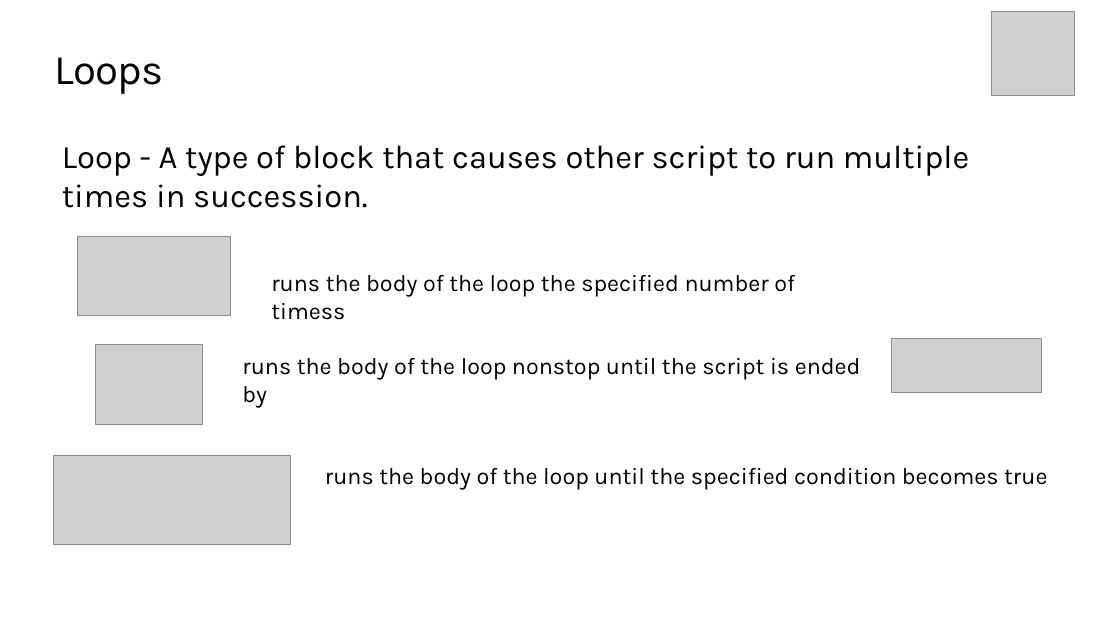
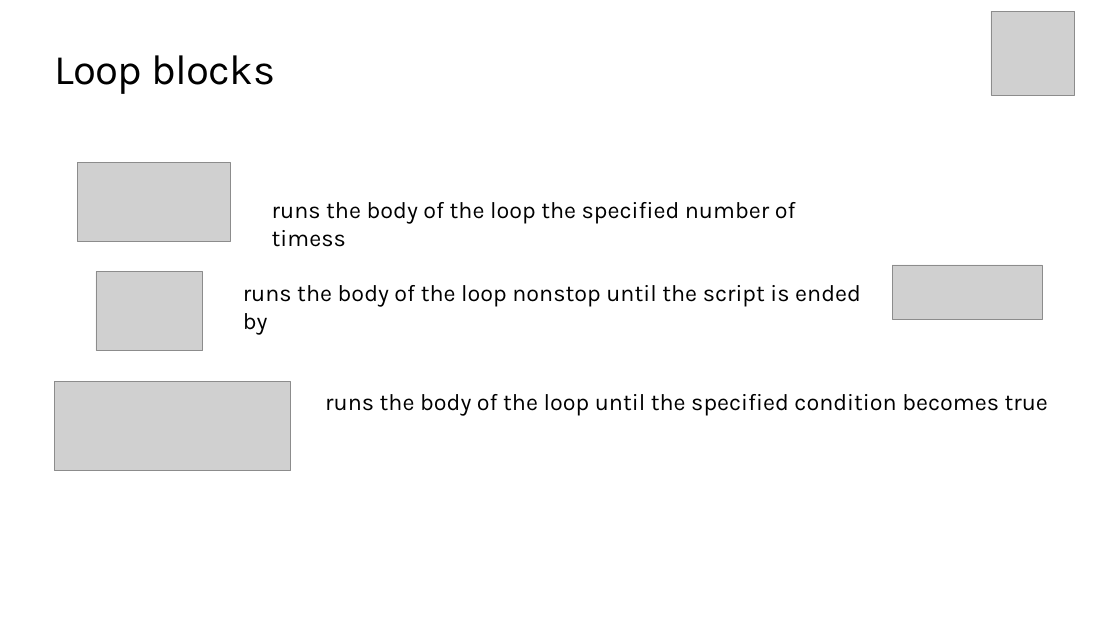
Before and after one commit to TEALSK12/introduction-to-computer-science, a slide deck: slide 8 of docs/slidedecks/TEALS SNAP 2.1.pptx (slide 6 before the commit). Drawn at 1120x630 pixels with LibreOffice and Linux fonts; fonts in the diff are those of the drawing; grey boxes stand for pictures; background and template pictures are left out. Boxes give left, top, right and bottom in pixels: in the first picture for what was removed or moved away, otherwise in the second. Text is boxed around its words. In the diff, an @@ line names an element or a change of style, - is before the commit and + after.

```diff
--- a/docs/slidedecks/TEALS SNAP 2.1.pptx
+++ b/docs/slidedecks/TEALS SNAP 2.1.pptx
@@ title at (54, 55, 275, 94): text changed @@
-Loops
+Loop blocks
@@ text removed at (62, 145, 969, 208) @@
-Loop - A type of block that causes other script to run multiple times in succession.
@@ 4 pictures, 3 texts: place and size @@
-4 pictures, 3 texts at (54, 236, 1047, 544)
+4 pictures, 3 texts at (54, 163, 1048, 471)
```
Also in this commit, not shown: 3 other slides changed, 3 slides added, 1 slide removed, 36 other files.
